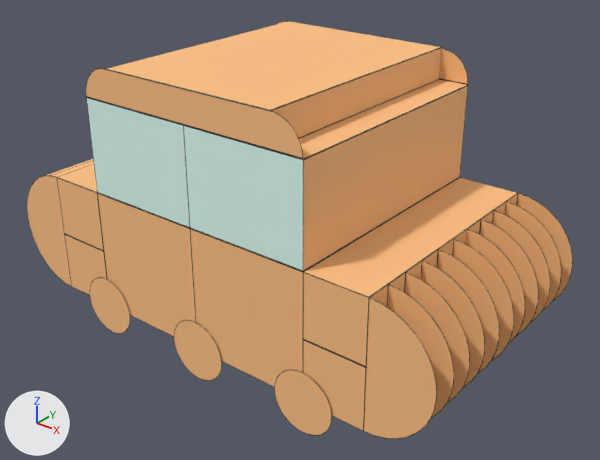
An edit to the glTF model public/gltf/autoB/autocine_v02.gltf, drawn before and after from the same camera.
Rendered twice from a camera (50 mm lens) standing at (0.769, -0.717, 0.701) and looking at (0.034, 0.201, 0.132). Every picture has the same lights, and +X, +Y and +Z are marked at lower left. Where no turn or scale is listed for an object, it has been applied to the vertices. Vertices at the same position are counted once.
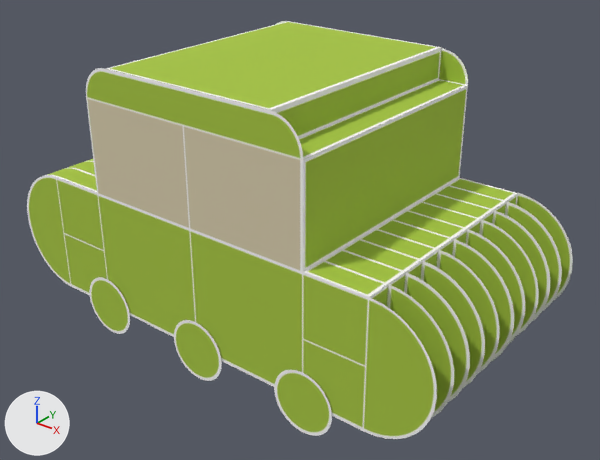
The newer file is also turned or shifted as a whole; pictures and numbers use the older file's frame.

Patch to the scene script:
```diff
--- a/public/gltf/autoB/autocine_v02.gltf.py
+++ b/public/gltf/autoB/autocine_v02.gltf.py
@@ img_uv_002 @@
+img_uv_002 = load_image('UV_002', 'UV_002.png', 2134, 2136, 'sRGB')
@@ mat_mat_auto @@
+mat_mat_auto = bpy.data.materials.new('mat_auto')
+# uses the picture img_uv_002
@@ me_grid_000 @@
 # used by ob_grid_001; location = (0.0, 0.0, 0.0)
-me_grid_000.from_pydata(...)  # 533 vertices, 550 faces; spans x -0.4..0.401, y -0.002..0.403, z -0.051..0.4
+me_grid_000.from_pydata(...)  # 520 vertices, 530 faces; spans x -0.4..0.401, y -0.002..0.403, z -0.051..0.4
+# me_grid_000 part 1
+# 1 vertex is removed from x 0.15, y 0.0, z 0.35
+# 22 faces are deleted
+# 22 new faces join them
+# me_grid_000 part 2
+# 6 vertices are removed from x -0.3..0.3, y 0.0, z 0.0..0.1
+# 38 faces are deleted
+# 28 new faces join them
+# me_grid_000 part 3
+# 6 vertices are removed from x -0.3..0.3, y 0.4, z 0.0..0.1
+# 44 faces are deleted
+# 34 new faces join them
+# me_grid_000 part 4: 450 faces spanning x -0.4..0.401, y -0.002..0.403, z -0.051..0.4 switch from mat_material_000 (picture img_uv_001) to mat_mat_auto
```

Boxes (x1, y1, x2, y2) around the edits, measured in the pictures (600 x 460 px; the box of a moved part takes in the faces that stretch with it):
part 1 of me_grid_000, moved or reshaped: (271, 21, 468, 138) in both
part 2 of me_grid_000, moved or reshaped: (27, 176, 437, 439) in both
part 3 of me_grid_000, moved or reshaped: (307, 148, 573, 301) in both
part 4 of me_grid_000, recoloured: (28, 21, 562, 439) in both
